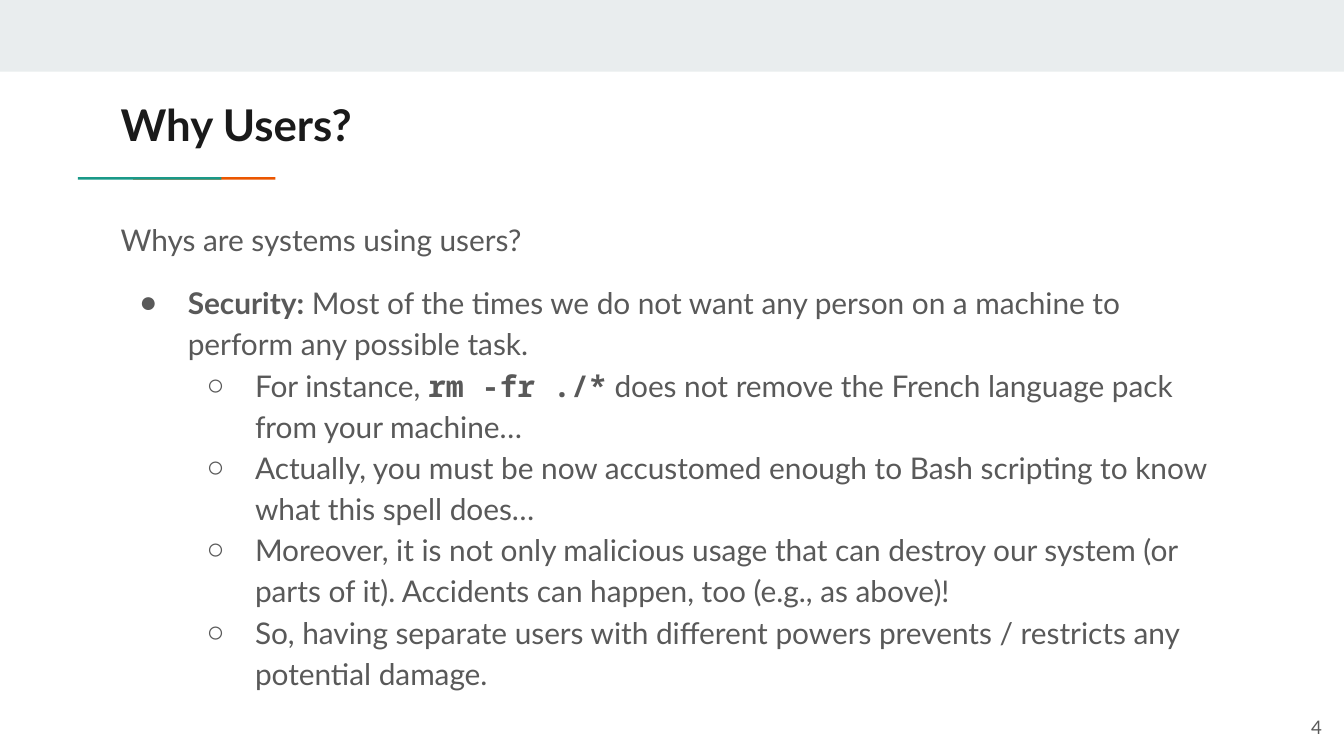
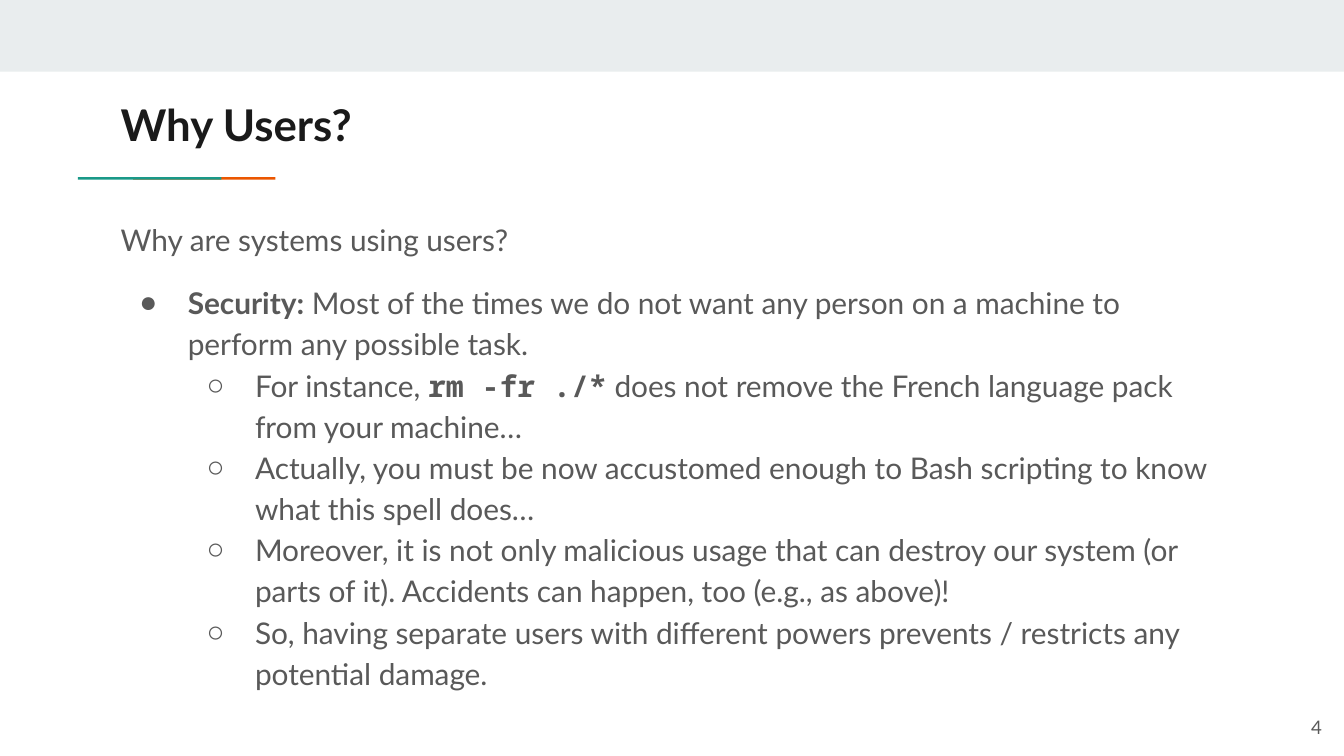
Before and after one commit to vmarkos-mc/operating-systems, a slide deck: slide 4 of Week 04 - Users And Rights/slides/OS_Bash_003.pptx. Drawn at 1344x756 pixels with LibreOffice and Linux fonts; fonts in the diff are those of the drawing. Boxes give left, top, right and bottom in pixels: in the first picture for what was removed or moved away, otherwise in the second. Text is boxed around its words. In the diff, an @@ line names an element or a change of style, - is before the commit and + after.

```diff
--- a/Week 04 - Users And Rights/slides/OS_Bash_003.pptx
+++ b/Week 04 - Users And Rights/slides/OS_Bash_003.pptx
@@ text at (121, 229, 508, 257): text changed @@
-Whys are systems using users?
+Why are systems using users?
```
Also in this commit, not shown: 6 other slides changed, 2 other files.
